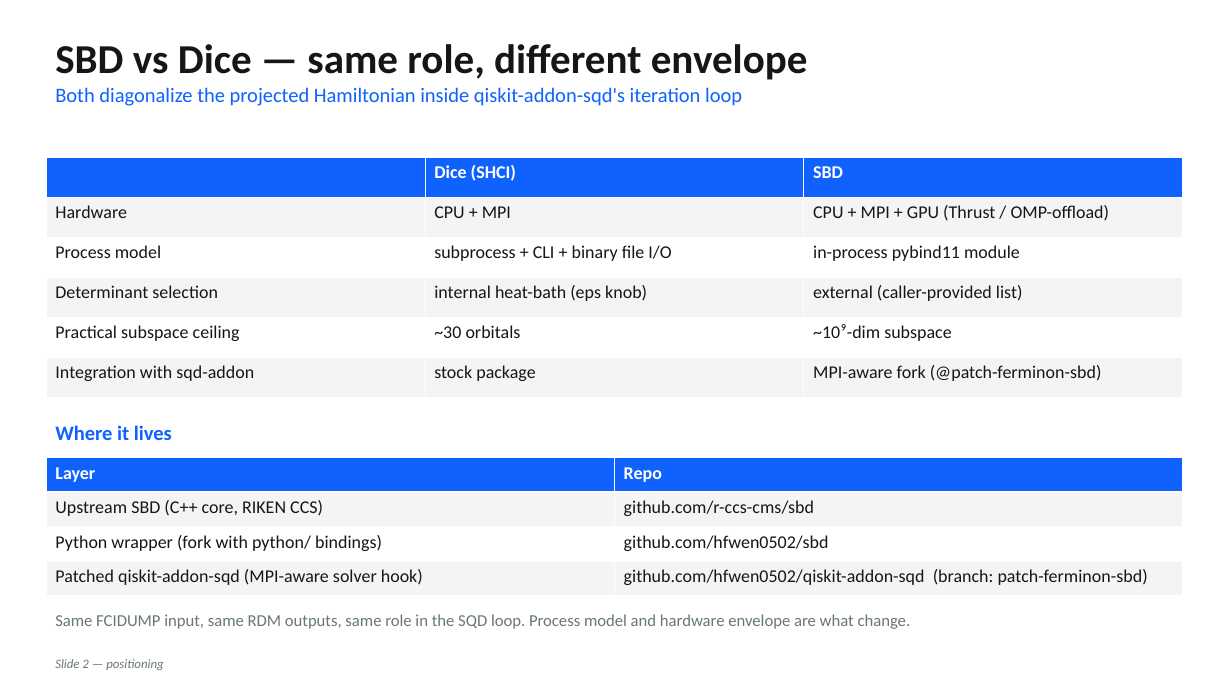
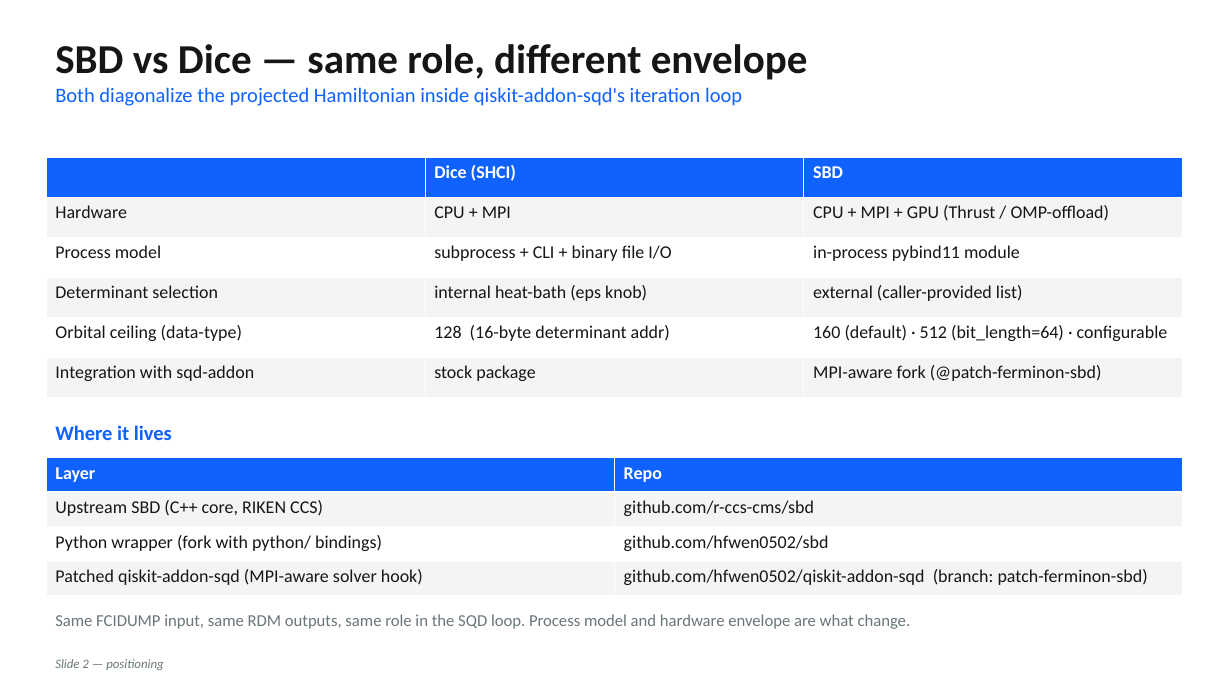
Before and after one commit to hfwen0502/sbd, a slide deck: slide 2 of .github/SBD_PYTHON_DECK.pptx. Drawn at 1232x693 pixels with LibreOffice and Linux fonts; fonts in the diff are those of the drawing. Boxes give left, top, right and bottom in pixels: in the first picture for what was removed or moved away, otherwise in the second. Text is boxed around its words. In the diff, an @@ line names an element or a change of style, - is before the commit and + after.

```diff
--- a/.github/SBD_PYTHON_DECK.pptx
+++ b/.github/SBD_PYTHON_DECK.pptx
@@ table at [46,157,1183,397] @@
-row 5: Practical subspace ceiling | ~30 orbitals | ~10⁹-dim subspace
+row 5: Orbital ceiling (data-type) | 128 (16-byte determinant addr) | 160 (default) · 512 (bit_length=64) · configurable
```
Also in this commit, not shown: 2 other files.
